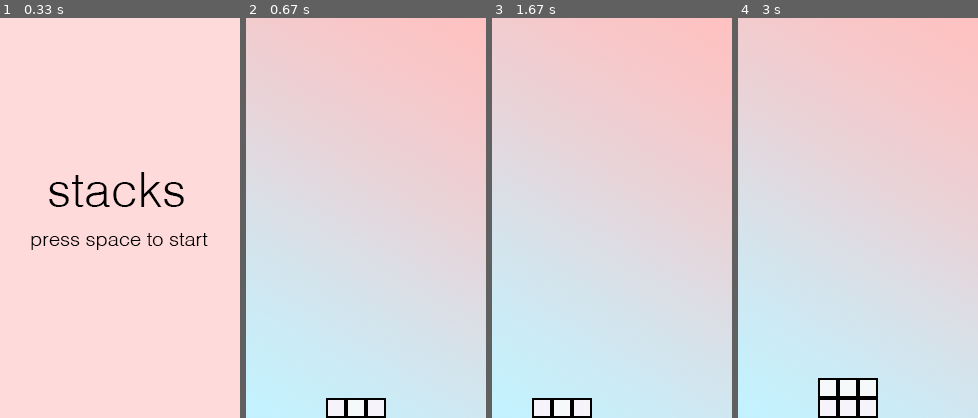
Above: before the commit, frames 1-4 (left to right).
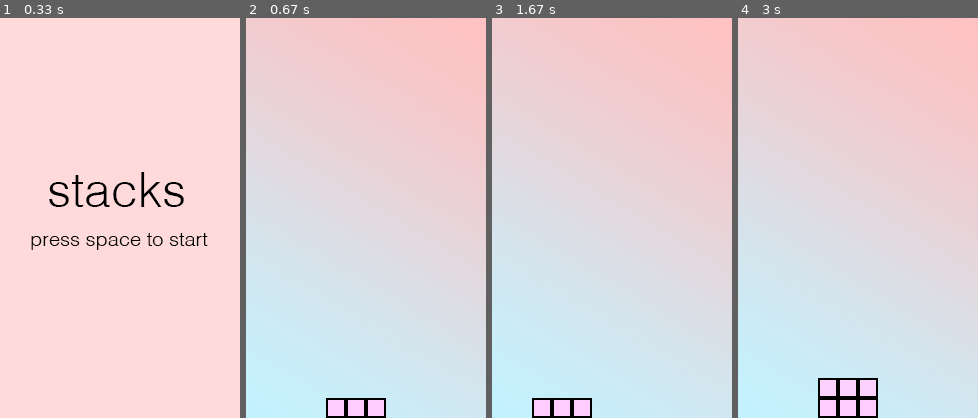
Above: after the commit, the same moments.

Repository: lshirase/pygame
Game: pygame game, started from main.py
The game is run twice, just before and just after one commit, with the same random seed, the same clock (stepped at 60 frames per second) and the same inputs.
Inputs:
- Up to frame 1 (0.33 s): no input
- Up to frame 2 (0.67 s): tap Space at 0.33 s
- Up to frame 3 (1.67 s): tap Space at 0.67, 1.07, 1.37, 1.57 s
- Up to frame 4 (3 s): tap Space at 1.9, 2.2, 2.4, 2.7, 2.97 s

Frame 1 is identical in both runs. In frame 2, 0.8% of the frame differs, in the area x 34-58%, y 95-100%; in frame 3, 0.8%; in frame 4, 1.6%, in the area x 34-58%, y 90-100%.

Commit message:
improved sound design and soundtrack woo

Diff:
--- a/draw.py
+++ /dev/null
@@ -1,50 +0,0 @@
-#How to draw shapes
-
-#required
-import pygame
-pygame.init();
-
-#create colors
-white = (255,255,255)
-black = (0,0,0)
-red = (255, 0, 0)
-green = (0, 255, 0)
-blue = (0, 0, 255)
-
-#create a surface
-gameDisplay = pygame.display.set_mode((800,600)) #initialize with a tuple
-
-#lets add a title, aka "caption"
-pygame.display.set_caption("Drawing Shapes!")
-
-pygame.display.update()		#only updates portion specified
-
-
-
-
-gameExit = False
-while not gameExit:
-	for event in pygame.event.get():
-		if event.type == pygame.QUIT:
-			gameExit = True
-
-	gameDisplay.fill(white)
-	#look up draw.rect()
-	pygame.draw.rect(gameDisplay, black, [400,300, 10, 100])
-	pygame.draw.rect(gameDisplay, red, [100,100, 50, 50])
-
-	gameDisplay.fill(blue, rect=[200,200, 20,20])
-
-
-	gameDisplay.fill(blue, rect=[50,50, 20,20])
-	pygame.draw.circle(gameDisplay, red, (50,100), 20, 0)
-	pygame.draw.lines(gameDisplay, red, False, [(100,100), (150,200), (200,100)], 1)
-
-	pygame.display.update()
-
-
-
-
-#required
-pygame.quit()
-quit()				#exits python
--- a/main.py
+++ b/main.py
@@ -4,6 +4,9 @@
 from pygame.mixer import *
 from backgrounds import *
 import os
+
+##SONG CREDIT - EDU TEODORO - 420 (MACINTOSH PLUS) - SEGA GENESIS REMIX
+##LINK TO SONG - https://soundcloud.com/edu-teodoro/420-macintosh-plus-sega-genesis-remix
 
 BOARD_WIDTH = 12
 BOARD_HEIGHT = 20
@@ -31,6 +34,7 @@
 direction = 1
 current_x = 0
 current_y = BOARD_HEIGHT - 1
+old_y = current_y
 current_width = 3
 current_level = 0
 current_color = 0
@@ -56,6 +60,8 @@
 	pygame.init()
 	pygame.mixer.init(frequency=22050, size=-16, channels=2, buffer=4096)
 	screen = pygame.display.set_mode( SCREEN_SIZE )
+	pygame.mixer.music.load(os.path.join('sounds', 'soundtrack.ogg'))
+	pygame.mixer.music.play(-1)
 
 
 	reset_game()
@@ -97,6 +103,8 @@
 def key_hit():
 	global play, game, current_x, current_y, current_width, current_speed, current_level
 	goodsound = pygame.mixer.Sound(os.path.join('sounds', 'good.ogg'))
+	badsound = pygame.mixer.Sound(os.path.join('sounds', 'bad.ogg'))
+	losesound = pygame.mixer.Sound(os.path.join('sounds', 'lose.ogg'))
 	tempwidth = current_width
 	if game == PLAYING:
 		if current_y < BOARD_HEIGHT - 1:
@@ -107,9 +115,13 @@
 		##plays a good sound if player doesn't lose a block
 		if current_width == tempwidth:
 			goodsound.play()
+		else:
+			badsound.play()
 		current_y -= 1
 		current_level += 1
 		game_status()
+		if game == LOSE:
+			losesound.play()
 	elif game == INTRO:
 		game = PLAYING
 	elif game == LOSE:
@@ -180,24 +192,44 @@
 	global current_color, current_colorcount
 	col = (255,0,0)
 
-	if current_color == 0 and current_colorcount == 9:
-		col = TILE_COLOR_LIST[current_color]
-		current_color = current_color + 1
-		current_colorcount = current_colorcount - 1
-
-	elif current_color < 8 and current_colorcount > 0:
-		col = TILE_COLOR_LIST[current_color]
-		current_color = current_color + 1
-		current_colorcount = current_colorcount - 1
-
-	elif current_color == 8 and current_colorcount == 0:
-		col = TILE_COLOR_LIST[current_color]
-		current_color = current_color - 1
-		current_colorcount = current_colorcount + 1
-	elif current_color > 0 and current_colorcount < 8:
-		col = TILE_COLOR_LIST[current_color]
-		current_color = current_color - 1
-		current_colorcount = current_colorcount + 1
+	if y == BOARD_HEIGHT - 1:
+		col = TILE_COLOR_LIST[0]
+	elif y == BOARD_HEIGHT - 2:
+		col = TILE_COLOR_LIST[1]
+	elif y == BOARD_HEIGHT - 3:
+		col = TILE_COLOR_LIST[2]
+	elif y == BOARD_HEIGHT - 4:
+		col = TILE_COLOR_LIST[3]
+	elif y == BOARD_HEIGHT - 5:
+		col = TILE_COLOR_LIST[4]
+	elif y == BOARD_HEIGHT - 6:
+		col = TILE_COLOR_LIST[5]
+	elif y == BOARD_HEIGHT - 7:
+		col = TILE_COLOR_LIST[6]
+	elif y == BOARD_HEIGHT - 8:
+		col = TILE_COLOR_LIST[7]
+	elif y == BOARD_HEIGHT - 9:
+		col = TILE_COLOR_LIST[8]
+	elif y == BOARD_HEIGHT - 5:
+		col = TILE_COLOR_LIST[4]
+	# if current_color == 0 and current_colorcount == 9:
+	# 	col = TILE_COLOR_LIST[current_color]
+	# 	current_color = current_color + 1
+	# 	current_colorcount = current_colorcount - 1
+
+	# elif current_color < 8 and current_colorcount > 0:
+	# 	col = TILE_COLOR_LIST[current_color]
+	# 	current_color = current_color + 1
+	# 	current_colorcount = current_colorcount - 1
+
+	# elif current_color == 8 and current_colorcount == 0:
+	# 	col = TILE_COLOR_LIST[current_color]
+	# 	current_color = current_color - 1
+	# 	current_colorcount = current_colorcount + 1
+	# elif current_color > 0 and current_colorcount < 8:
+	# 	col = TILE_COLOR_LIST[current_color]
+	# 	current_color = current_color - 1
+	# 	current_colorcount = current_colorcount + 1
 
 	pygame.draw.rect(screen, col, (x * TILE_WIDTH, y * TILE_HEIGHT, TILE_WIDTH, TILE_HEIGHT))
 	pygame.draw.rect(screen, (0, 0, 0), (x * TILE_WIDTH, y * TILE_HEIGHT, TILE_WIDTH, TILE_HEIGHT), 2)
Not shown, changed: .DS_Store
Not shown, added: sounds/bad.ogg
Not shown, changed: sounds/good.ogg
Not shown, added: sounds/lose.ogg
Not shown, added: sounds/soundtrack.ogg
